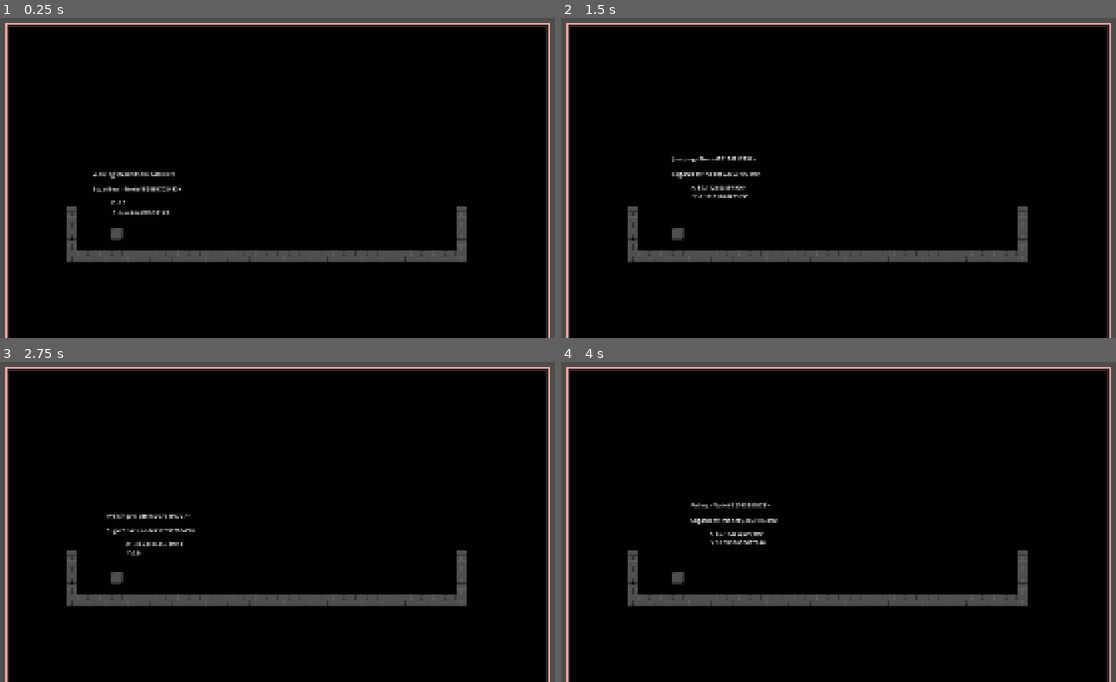
Above: before the commit, frames 1-4 (two rows, left to right).
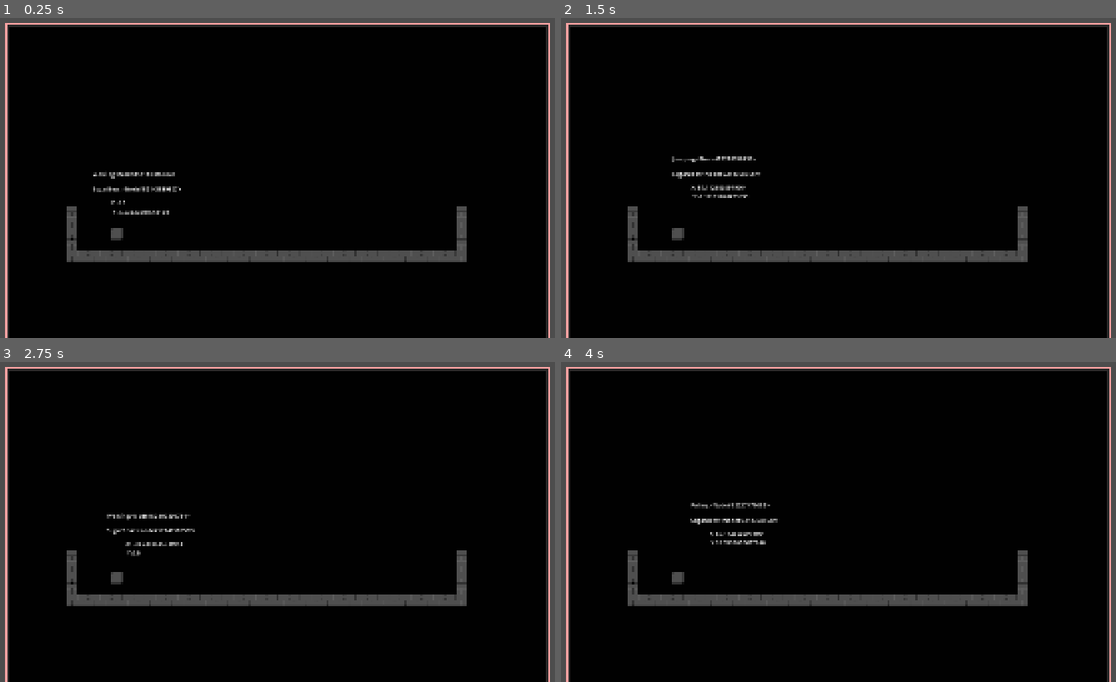
Above: after the commit, the same moments.

Repository: CamdenPix/GameOff-2026
Game: Godot game, scene res://scenes/main_game.tscn
Two runs of this game, one before a commit and one after it. Both use one fixed random seed, a clock stepped at 60 frames per second and the inputs below. The engine's default icon, where the game draws it, is replaced by a stand-in: a white triangle on a blue panel in a dark square.
Inputs:
- Up to frame 1 (0.25 s): no input
- Up to frame 2 (1.5 s): tap Enter at 0.5 s; hold D (move_right) from 0.53 s (still down); tap T at 0.6, 1.35 s; tap Space (jump) at 0.77, 1.07 s
- Up to frame 3 (2.75 s): tap Space (jump) at 1.52, 1.82 s; release D (move_right) at 2.03 s; hold A (move_left) from 2.03 s (still down); tap T at 2.1 s
- Up to frame 4 (4 s): tap Space (jump) at 2.75, 3.02, 3.32, 3.77 s; release A (move_left) at 2.78 s; hold D (move_right) from 2.78 s (still down); tap T at 2.85, 3.6 s

The runs differ from the first frame. In frame 1, less than 0.1% of the frame differs, in the area x 25-33%, y 48-55%; in frame 2, less than 0.1%; in frame 3, less than 0.1%; in frame 4, less than 0.1%, in the area x 31-39%, y 44-51%.

Commit message:
character switcher??

Diff:
--- a/Scripts/Player/animal_changer.gd
+++ b/Scripts/Player/animal_changer.gd
@@ -20,8 +20,6 @@
 @export var right_wall_cast: RayCast2D
 @export var left_wall_cast: RayCast2D
 
-@export var right_space_cast: RayCast2D
-@export var left_space_cast: RayCast2D
 
 @export var parent: Player
 
@@ -50,7 +48,7 @@
 		for second_animal in animals_list:
 			if first_animal == second_animal:
 				continue
-			create_left_and_right_transition_area2d(first_animal, second_animal)
+			create_transition_area2d(first_animal, second_animal)
 
 func find_animal_transition(start_animal: ChildStateMachine, end_animal: ChildStateMachine) -> AnimalTransition:
 
@@ -60,7 +58,7 @@
 
 	return null
 
-func create_left_and_right_transition_area2d(start_animal: ChildStateMachine, end_animal: ChildStateMachine):
+func create_transition_area2d(start_animal: ChildStateMachine, end_animal: ChildStateMachine):
 	if start_animal is Deactive:
 		return
 	if end_animal is Deactive:
@@ -182,6 +180,8 @@
 
 			if shape_difference.y > 0:
 				parent.global_position.y -= shape_difference.y/2
+			if shape_difference.y < 0:
+				parent.global_position.y -= shape_difference.y/2
 			change_collision_shapes(new_animal_collision_shape, shape_difference)
 
 			return true
--- a/scenes/player.tscn
+++ b/scenes/player.tscn
@@ -41,91 +41,6 @@
 point_count = 2
 metadata/_snap_enabled = true
 
-[sub_resource type="Animation" id="Animation_ke2ow"]
-length = 0.001
-tracks/0/type = "value"
-tracks/0/imported = false
-tracks/0/enabled = true
-tracks/0/path = NodePath("../../../CollisionShape:shape:radius")
-tracks/0/interp = 1
-tracks/0/loop_wrap = true
-tracks/0/keys = {
-"times": PackedFloat32Array(0),
-"transitions": PackedFloat32Array(1),
-"update": 0,
-"values": [64.0]
-}
-tracks/1/type = "value"
-tracks/1/imported = false
-tracks/1/enabled = true
-tracks/1/path = NodePath("../../../CollisionShape:shape:height")
-tracks/1/interp = 1
-tracks/1/loop_wrap = true
-tracks/1/keys = {
-"times": PackedFloat32Array(0),
-"transitions": PackedFloat32Array(1),
-"update": 0,
-"values": [160.0]
-}
-tracks/2/type = "value"
-tracks/2/imported = false
-tracks/2/enabled = true
-tracks/2/path = NodePath("../../../CollisionShape:position")
-tracks/2/interp = 1
-tracks/2/loop_wrap = true
-tracks/2/keys = {
-"times": PackedFloat32Array(0),
-"transitions": PackedFloat32Array(1),
-"update": 0,
-"values": [Vector2(0, 0)]
-}
-
-[sub_resource type="Animation" id="Animation_ujl30"]
-resource_name = "test animation"
-length = 0.1
-tracks/0/type = "value"
-tracks/0/imported = false
-tracks/0/enabled = true
-tracks/0/path = NodePath("../../../CollisionShape:shape:radius")
-tracks/0/interp = 1
-tracks/0/loop_wrap = true
-tracks/0/keys = {
-"times": PackedFloat32Array(0, 0.1),
-"transitions": PackedFloat32Array(1, 1),
-"update": 0,
-"values": [64.0, 16.0]
-}
-tracks/1/type = "value"
-tracks/1/imported = false
-tracks/1/enabled = true
-tracks/1/path = NodePath("../../../CollisionShape:shape:height")
-tracks/1/interp = 1
-tracks/1/loop_wrap = true
-tracks/1/keys = {
-"times": PackedFloat32Array(0, 0.1),
-"transitions": PackedFloat32Array(1, 1),
-"update": 0,
-"values": [160.0, 32.0]
-}
-tracks/2/type = "value"
-tracks/2/imported = false
-tracks/2/enabled = true
-tracks/2/path = NodePath("../../../CollisionShape:position")
-tracks/2/interp = 1
-tracks/2/loop_wrap = true
-tracks/2/keys = {
-"times": PackedFloat32Array(0, 0.1),
-"transitions": PackedFloat32Array(1, 1),
-"update": 0,
-"values": [Vector2(0, 0), Vector2(0, 62)]
-}
-
-[sub_resource type="AnimationLibrary" id="AnimationLibrary_31cv2"]
-_data = {
-&"RESET": SubResource("Animation_ke2ow"),
-&"test animation": SubResource("Animation_ujl30")
-}
-
 [node name="Player" type="CharacterBody2D" unique_id=139764919 node_paths=PackedStringArray("parent_state_machine", "velocity_label")]
 collision_layer = 2
 script = ExtResource("1_dqkch")
@@ -136,7 +51,6 @@
 shape = ExtResource("15_ujl30")
 
 [node name="Player_Hurtbox" type="Area2D" parent="." unique_id=1473979664 node_paths=PackedStringArray("iframe_timer")]
-visible = false
 script = ExtResource("2_4ni07")
 iframe_timer = NodePath("Timer")
 metadata/_custom_type_script = "uid://dulw1a8cl1ss"
@@ -293,7 +207,7 @@
 offset_right = 72.0
 offset_bottom = 10.0
 
-[node name="AnimalChanger" type="Node2D" parent="." unique_id=1149322701 node_paths=PackedStringArray("animals_list", "bird", "sugar_bear", "hurtbox_collision_shape", "player_collision_shape", "right_wall_cast", "left_wall_cast", "right_space_cast", "left_space_cast", "parent")]
+[node name="AnimalChanger" type="Node2D" parent="." unique_id=1149322701 node_paths=PackedStringArray("animals_list", "bird", "sugar_bear", "hurtbox_collision_shape", "player_collision_shape", "right_wall_cast", "left_wall_cast", "parent")]
 script = ExtResource("22_a38lo")
 animals_list = [NodePath("../ParentStateMachine/Bird"), NodePath("../ParentStateMachine/SugarBear")]
 bird = NodePath("../ParentStateMachine/Bird")
@@ -302,23 +216,7 @@
 player_collision_shape = NodePath("../CollisionShape")
 right_wall_cast = NodePath("RightWallCheck")
 left_wall_cast = NodePath("LeftWallCheck")
-right_space_cast = NodePath("RightSpaceCast")
-left_space_cast = NodePath("LeftSpaceCast")
 parent = NodePath("..")
-
-[node name="BirdAreaChecker" type="Area2D" parent="AnimalChanger" unique_id=296623289]
-visible = false
-collision_layer = 0
-
-[node name="CollisionShape2D" type="CollisionShape2D" parent="AnimalChanger/BirdAreaChecker" unique_id=1533521332]
-shape = ExtResource("6_ke2ow")
-
-[node name="SugarBearAreaChecker" type="Area2D" parent="AnimalChanger" unique_id=1475541209]
-visible = false
-collision_layer = 0
-
-[node name="CollisionShape2D" type="CollisionShape2D" parent="AnimalChanger/SugarBearAreaChecker" unique_id=523033124]
-shape = ExtResource("15_ujl30")
 
 [node name="RightWallCheck" type="RayCast2D" parent="AnimalChanger" unique_id=1988924099]
 target_position = Vector2(40, 0)
@@ -327,24 +225,9 @@
 [node name="LeftWallCheck" type="RayCast2D" parent="AnimalChanger" unique_id=1950531249]
 target_position = Vector2(-40, 0)
 collision_mask = 5
-
-[node name="LeftSpaceCast" type="RayCast2D" parent="AnimalChanger" unique_id=1950487961]
-target_position = Vector2(-999, 0)
-
-[node name="RightSpaceCast" type="RayCast2D" parent="AnimalChanger" unique_id=982957331]
-visible = false
-target_position = Vector2(999, 0)
-
-[node name="AnimationPlayer" type="AnimationPlayer" parent="." unique_id=1216596490]
-root_node = NodePath("../AnimalChanger/BirdAreaChecker/CollisionShape2D")
-libraries/ = SubResource("AnimationLibrary_31cv2")
 
 [connection signal="body_entered" from="Player_Hurtbox" to="Player_Hurtbox" method="_on_body_entered"]
 [connection signal="timeout" from="Player_Hurtbox/Timer" to="Player_Hurtbox" method="_on_timer_timeout"]
 [connection signal="timeout" from="ParentStateMachine/SugarBear/Walking/Timer" to="ParentStateMachine/SugarBear/Walking" method="_on_timer_timeout"]
 [connection signal="timeout" from="ParentStateMachine/SugarBear/Landing/Timer" to="ParentStateMachine/SugarBear/Landing" method="_on_timer_timeout"]
 [connection signal="change_shape" from="AnimalChanger" to="Player_Hurtbox" method="swap_form"]
-[connection signal="body_entered" from="AnimalChanger/BirdAreaChecker" to="AnimalChanger" method="_on_bird_area_checker_body_entered"]
-[connection signal="body_exited" from="AnimalChanger/BirdAreaChecker" to="AnimalChanger" method="_on_bird_area_checker_body_exited"]
-[connection signal="body_entered" from="AnimalChanger/SugarBearAreaChecker" to="AnimalChanger" method="_on_sugar_bear_area_checker_body_entered"]
-[connection signal="body_exited" from="AnimalChanger/SugarBearAreaChecker" to="AnimalChanger" method="_on_sugar_bear_area_checker_body_exited"]
